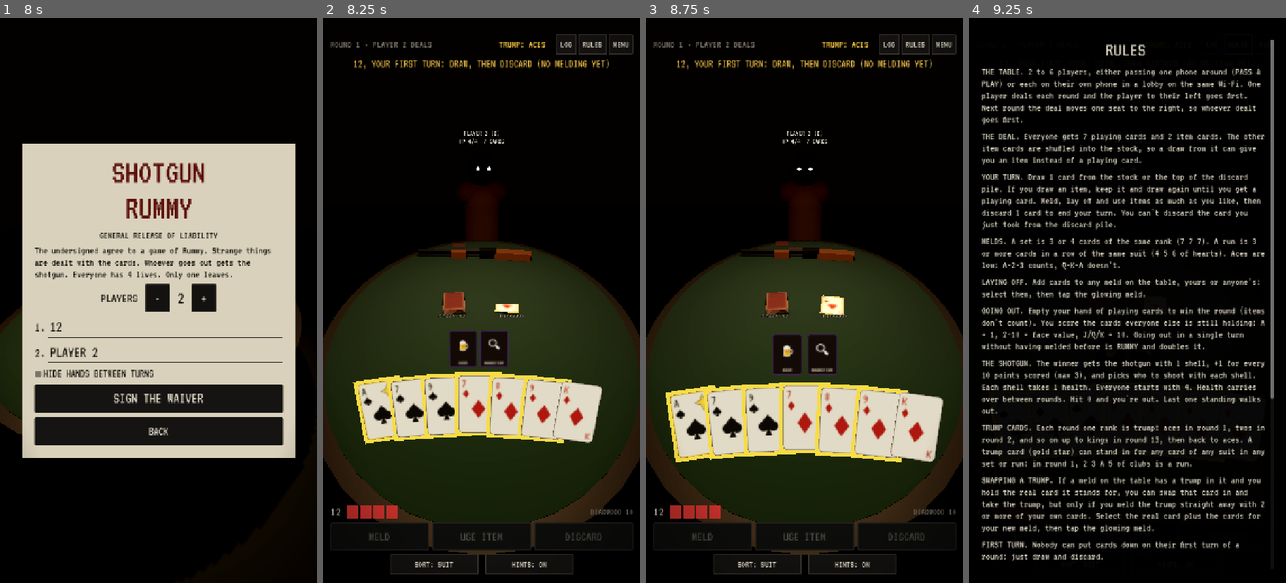
Above: before the commit, frames 1-4 (left to right).
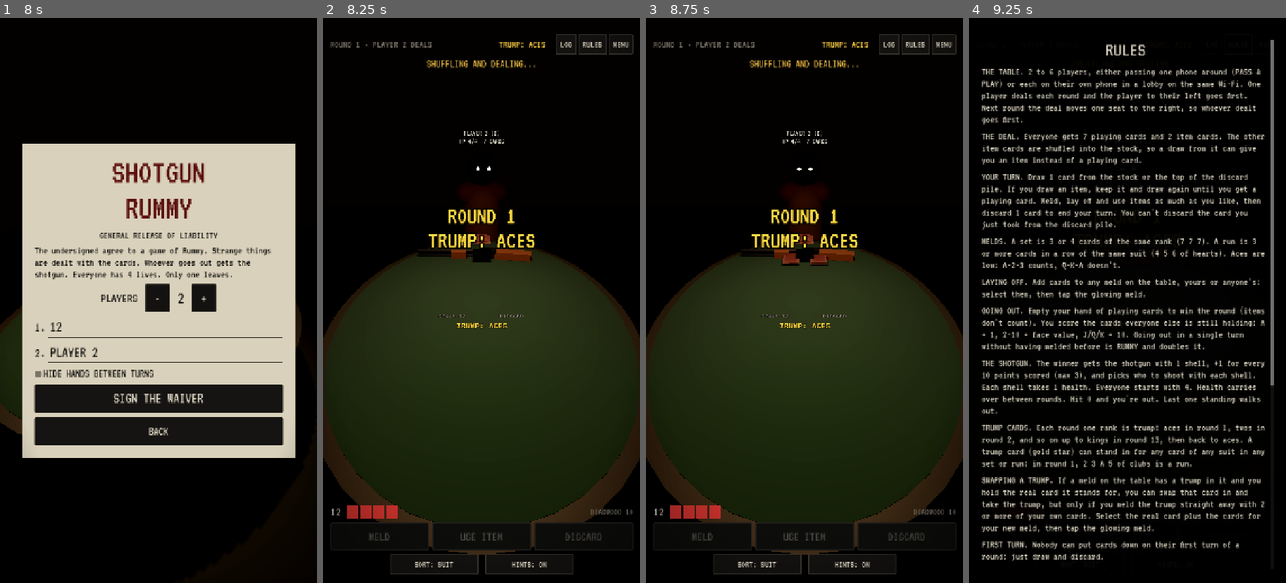
Above: after the commit, the same moments.

Repository: Domnish420/ShotGunRummy
Game: Godot game, scene res://scenes/main.tscn
Same seed, same stepped clock (60 frames per second), same inputs: the game is played once before the commit and once after it.
Inputs (mouse positions are in pixels of both pictures, inside the frame that each line leads up to):
- Up to frame 1 (8 s): click (171, 260) at 0.52 s; type "12" at 0.6 s; click "PASS & PLAY (ONE PHONE)" at 1.25 s; click "BACK" at 2 s; click "PASS & PLAY (ONE PHONE)" at 2.75 s; click "-" at 3.5 s; click "+" at 4.25 s; click "BACK" at 5 s; click "PASS & PLAY (ONE PHONE)" at 5.75 s; click "-" at 6.5 s; click "HIDE HANDS BETWEEN TURNS" at 7.25 s
- Up to frame 2 (8.25 s): click "SIGN THE WAIVER" at 8 s
- Up to frame 3 (8.75 s): no input
- Up to frame 4 (9.25 s): click "RULES" at 8.75 s

Frame 1 is identical in both runs. In frame 2, 12% of the frame differs, in the area x 9-91%, y 7-76%; in frame 3, 14%, in the area x 6-94%, y 7-79%; in frame 4, less than 0.1%.

Commit message:
No discarding trumps; trump on the table; shuffle and deal animations
- Trump cards can't be discarded (unless you hold nothing but trumps);
  the status line says why when you select one
- The round's trump is printed on the table between the piles, and a
  ROUND / TRUMP banner shows while the cards are dealt
- New rounds: old cards sweep back to the dealer, the dealer riffles the
  deck, then deals one card at a time round the table from their left,
  then the items, the discard and the stock
- Pass-and-play: your cards arrive face down and flip when you take the
  phone; the pass screen waits for the deal to finish
- Taps wait while the cards are being dealt

Co-Authored-By: Claude Opus 5.5 <noreply@anthropic.com>
Claude-Session: https://claude.ai/code/session_015nnBoRhSXVPJ4niPdnQtii

Diff:
--- a/scripts/core/game.gd
+++ b/scripts/core/game.gd
@@ -31,6 +31,7 @@
 ##    straight away in a new meld with 2+ cards from your hand.
 ##  - Nobody can put cards down (meld, lay off, swap) on their first turn of a
 ##    round.
+##  - Trump cards can't be discarded (unless you hold nothing but trumps).
 ##
 ## Shotgun:
 ##  - Everyone has 4 health.
@@ -83,6 +84,7 @@
 	"points_per_shell": 10,
 	"trump_cards": true,
 	"no_placing_first_turn": true,
+	"no_discarding_trumps": true,
 }
 var rng := RandomNumberGenerator.new()
 var players: Array = []
@@ -239,7 +241,25 @@
 
 
 func can_discard(seat: int, card_id: String) -> bool:
-	return not (card_id == drawn_from_discard and players[seat].hand.size() > 1)
+	return discard_blocker(seat, card_id) == ""
+
+
+## Why `card_id` can't be discarded, or "" if it can.
+func discard_blocker(seat: int, card_id: String) -> String:
+	var hand: Array = players[seat].hand
+	if card_id == drawn_from_discard and hand.size() > 1:
+		return "You can't discard the card you just picked up."
+	if trump_rank > 0 and options["no_discarding_trumps"]:
+		var card := {}
+		for c in hand:
+			if c["id"] == card_id:
+				card = c
+		if not card.is_empty() and Cards.is_wild(card, trump_rank):
+			# allowed only when you're holding nothing but trumps
+			for c in hand:
+				if not Cards.is_wild(c, trump_rank):
+					return "You can't discard a trump card. Meld it or lay it off."
+	return ""
 
 
 # ---------------------------------------------------------------- rounds
@@ -540,8 +560,9 @@
 	var cards := _cards_from(p.hand, [card_id])
 	if cards.is_empty():
 		return _fail("That card is not in your hand.")
-	if not can_discard(seat, card_id):
-		return _fail("You can't discard the card you just picked up.")
+	var blocked := discard_blocker(seat, card_id)
+	if blocked != "":
+		return _fail(blocked)
 	_remove_cards(p, cards)
 	discard_pile.append(cards[0])
 	_emit("discard", {"seat": seat, "card": cards[0]})
--- a/scripts/three/world3d.gd
+++ b/scripts/three/world3d.gd
@@ -7,6 +7,9 @@
 ## what a tap hit, and fire() for shotgun blasts. Cards keep their identity
 ## between syncs, so they slide from the stock to your hand, from your hand to
 ## the table, and so on.
+
+## Shuffling and dealing at the start of a round has finished.
+signal deal_finished
 
 const Cards = preload("res://scripts/core/cards.gd")
 const Palette = preload("res://scripts/ui/palette.gd")
@@ -24,6 +27,8 @@
 const SEAT_RZ := 1.5
 const MOVE_TIME := 0.28
 const LAMP := 4.0
+const DEAL_STEP := 0.09 # seconds between dealt cards
+const TRUMP_NAMES := ["", "ACES", "TWOS", "THREES", "FOURS", "FIVES", "SIXES", "SEVENS", "EIGHTS", "NINES", "TENS", "JACKS", "QUEENS", "KINGS"]
 const FIGURE_COLORS := [Color(0.16, 0.13, 0.11), Color(0.22, 0.06, 0.06), Color(0.07, 0.12, 0.16), Color(0.12, 0.15, 0.07), Color(0.17, 0.1, 0.17), Color(0.2, 0.16, 0.06)]
 
 var textures: CardTextures
@@ -45,6 +50,10 @@
 var _viewer := 0
 var _gun_pose := ""
 var _landscape := false
+var dealing := false # shuffle/deal animation running; taps should wait
+var _round_seen := 0
+var _deal := {} # while dealing: { "deck": Transform3D, "order": { id: n }, "start": seconds }
+var _resync := false
 
 
 func _ready() -> void:
@@ -230,11 +239,20 @@
 		camera.look_at_from_position(pos, Vector3(0, 0.1, 0), Vector3.UP)
 
 
+## A new match is starting: its first round gets dealt even if the last
+## match ended on round 1 too.
+func reset_rounds() -> void:
+	_round_seen = 0
+
+
 ## Menu mode: an empty table and a slowly moving camera.
 func set_menu_mode(on: bool) -> void:
 	_menu_mode = on
 	if on:
 		_last = {}
+		_round_seen = 0
+		_deal = {}
+		dealing = false
 		for id in _cards:
 			_cards[id].queue_free()
 		_cards.clear()
@@ -362,18 +380,29 @@
 	return Transform3D(Basis(Vector3.UP, yaw) * tilt, pos)
 
 
-func _tween(node: Node3D, prop: String, value) -> void:
+func _tween(node: Node3D, prop: String, value, delay: float = 0.0, time: float = MOVE_TIME) -> void:
 	if not node.is_inside_tree():
 		node.set(prop, value)
 		return
+	var old = node.get_meta("tween") if node.has_meta("tween") else null
+	if old is Tween and old.is_valid():
+		old.kill()
 	var t := node.create_tween()
-	t.tween_property(node, prop, value, MOVE_TIME).set_trans(Tween.TRANS_CUBIC).set_ease(Tween.EASE_OUT)
+	if delay > 0.0:
+		t.tween_interval(delay)
+	t.tween_property(node, prop, value, time).set_trans(Tween.TRANS_CUBIC).set_ease(Tween.EASE_OUT)
+	node.set_meta("tween", t)
 
 
 ## Everything about one card's place this sync.
 func _place(seen: Dictionary, id: String, card: Dictionary, card_size: Vector2, xf: Transform3D, face_up: bool, lit: bool, kind: String, pick_id: String, outline: String, trump: bool, spawn: Transform3D) -> void:
 	seen[id] = true
 	var fresh := not _cards.has(id)
+	var delay := 0.0
+	if fresh and not _deal.is_empty() and _deal["order"].has(id):
+		var n: int = _deal["order"][id]
+		spawn = _deal["deck"].translated(Vector3(0, 0.0012 * (200 - n), 0))
+		delay = _deal["start"] + n * DEAL_STEP
 	var c := _card(id, card_size, spawn)
 	if face_up and not card.get("hidden", false) and not card.is_empty():
 		var k := CardTextures.key_for(card, trump)
@@ -385,6 +414,8 @@
 	c.set_shadows(lit)
 	if fresh and spawn == xf:
 		c.transform = xf
+	elif delay > 0.0:
+		_tween(c, "transform", xf, delay, 0.32)
 	else:
 		_tween(c, "transform", xf)
 
@@ -396,12 +427,18 @@
 	_last = s
 	var game = s["game"]
 	var viewer: int = s["viewer"]
+	var new_round: bool = game.round_num != _round_seen and (game.phase == "draw" or game.phase == "play")
+	if dealing and not new_round:
+		_resync = true # catch up when the deal is done
+		return
 	_viewer = viewer
 	var n: int = game.players.size()
 	var trump_rank: int = game.trump_rank
 	var seen := {}
 	_clear_labels()
 	_sync_figures(game, viewer)
+	if new_round:
+		_begin_deal(game, viewer, s["hand"])
 
 	var stock_xf := _flat(Vector3(-0.2, TABLE_TOP + 0.002, -0.02), 0.08, false)
 	var discard_base := Vector3(0.2, TABLE_TOP + 0.002, -0.02)
@@ -427,6 +464,8 @@
 		var top_one := i == pile.size() - 1
 		_place(seen, c["id"], c, TABLE_CARD, xf, true, true, "discard" if top_one else "", c["id"], "amber" if top_one and s["can_draw"] else "", game.is_trump(c), stock_xf)
 	_label_at("DISCARD", discard_base + Vector3(0, 0.01, 0.15), 26, Palette.DIM)
+	if trump_rank > 0:
+		_label_at("TRUMP: %s" % TRUMP_NAMES[trump_rank], Vector3(0, TABLE_TOP + 0.01, 0.23), 34, Palette.GOLD)
 
 	# melds, in a grid on the table
 	var slots := [Vector3(-0.4, 0, 0.32), Vector3(0.4, 0, 0.32), Vector3(-0.4, 0, -0.38), Vector3(0.4, 0, -0.38), Vector3(-0.4, 0, 0.58), Vector3(0.4, 0, 0.58), Vector3(-0.4, 0, -0.64), Vector3(0.4, 0, -0.64)]
@@ -474,6 +513,8 @@
 		var hand_z := -1.0 if _landscape else -0.62
 		var hand_y := -0.225 if _landscape else -0.27
 		var local := Transform3D(Basis(Vector3.FORWARD, (i - mid) * 0.05), Vector3((i - mid) * hstep, hand_y - absf(i - mid) * 0.006 + lift, hand_z + i * 0.0025))
+		if s.get("hide_hand", false):
+			local.basis = local.basis * Basis(Vector3.UP, PI) # backs toward you
 		var outline := ""
 		if s["selected"].has(c["id"]):
 			outline = "selected"
@@ -491,6 +532,8 @@
 		var c: Dictionary = my_items[i]
 		var x := (i - (my_items.size() - 1) * 0.5) * 0.085
 		var local := Transform3D(Basis(), Vector3(x + (0.62 if _landscape else 0.0), -0.16 if _landscape else -0.13, -0.98 if _landscape else -0.64))
+		if s.get("hide_hand", false):
+			local.basis = local.basis * Basis(Vector3.UP, PI)
 		var outline := "selected" if c["id"] == s["selected_item"] else ""
 		_place(seen, c["id"], c, ITEM_CARD, cam * local, true, false, "item", c["id"], outline, false, stock_xf)
 
@@ -500,6 +543,131 @@
 			_cards.erase(id)
 
 	_sync_gun(game, viewer)
+
+
+# ================================================================ dealing
+
+## Start of a round: sweep the old cards to the dealer, shuffle, then deal one
+## card at a time to each player in turn, starting on the dealer's left, then
+## the items, then turn up the discard and set down the stock.
+func _begin_deal(game, viewer: int, my_hand: Array) -> void:
+	_round_seen = game.round_num
+	var n: int = game.players.size()
+	var deck_pos := _toward_center(seat_position(game.dealer, viewer, n), 0.5)
+	deck_pos.y = TABLE_TOP + 0.002
+	var yaw := atan2(-deck_pos.x, -deck_pos.z)
+	var deck := _flat(deck_pos, yaw, false)
+
+	# old cards go back to the dealer
+	for id in _cards:
+		var c: Card3D = _cards[id]
+		c.set_pickable("", "")
+		_tween(c, "transform", deck, randf() * 0.15, 0.3)
+		get_tree().create_timer(0.5).timeout.connect(c.queue_free)
+	_cards.clear()
+
+	# deal order: round and round from the dealer's left
+	var seats := []
+	var s: int = game.next_alive(game.dealer)
+	for i in range(n):
+		if game.players[s].alive:
+			seats.append(s)
+		s = (s + 1) % n
+	var order := {}
+	var count := 0
+	var hand_size := 0
+	for seat in seats:
+		hand_size = maxi(hand_size, (my_hand if seat == viewer else game.players[seat].hand).size())
+	for k in range(hand_size):
+		for seat in seats:
+			var hand: Array = my_hand if seat == viewer else game.players[seat].hand
+			if k < hand.size():
+				order[hand[k]["id"]] = count
+				count += 1
+	var item_rounds := 0
+	for seat in seats:
+		item_rounds = maxi(item_rounds, game.players[seat].items.size())
+	for k in range(item_rounds):
+		for seat in seats:
+			var items: Array = game.players[seat].items
+			if k < items.size():
+				order[items[k]["id"]] = count
+				count += 1
+	for c in game.discard_pile:
+		order[c["id"]] = count
+		count += 1
+	for i in range(mini(game.stock.size(), 14)):
+		order["stock-%d" % i] = count + i / 4 # the stock slides over in a few clumps
+	count += 4
+
+	var shuffle_start := 0.45
+	var deal_start := shuffle_start + 1.3
+	_deal = {"deck": deck, "order": order, "start": deal_start}
+	dealing = true
+	_shuffle_show(deck, shuffle_start)
+	if game.trump_rank > 0:
+		_banner("ROUND %d\nTRUMP: %s" % [game.round_num, TRUMP_NAMES[game.trump_rank]], Vector3(0, 0.55, -0.15), deal_start + count * DEAL_STEP)
+	var done := get_tree().create_timer(deal_start + count * DEAL_STEP + 0.4)
+	done.timeout.connect(_end_deal)
+
+
+func _end_deal() -> void:
+	dealing = false
+	_deal = {}
+	if _resync and not _last.is_empty():
+		_resync = false
+		sync(_last)
+	deal_finished.emit()
+
+
+## A quick riffle: the deck splits, the halves come back together, twice.
+func _shuffle_show(deck: Transform3D, start: float) -> void:
+	var side := deck.basis.x.normalized()
+	var halves := [[], []]
+	for i in range(16):
+		var c := Card3D.new()
+		_cards_root.add_child(c)
+		c.setup(TABLE_CARD, _back_mat)
+		c.set_face("__back", _back_mat)
+		c.set_pickable("", "")
+		c.transform = deck.translated(Vector3(0, 0.0015 * i, 0))
+		c.visible = false
+		halves[i % 2].append(c)
+	for h in range(2):
+		for i in range(halves[h].size()):
+			var c: Card3D = halves[h][i]
+			var home := c.transform
+			var apart := home.translated(side * (0.13 if h == 0 else -0.13) + Vector3(0, 0.02, 0))
+			var t := c.create_tween()
+			t.tween_interval(start)
+			t.tween_callback(c.show)
+			for rep_i in range(2):
+				t.tween_property(c, "transform", apart, 0.22).set_trans(Tween.TRANS_SINE)
+				t.tween_interval(0.02 * i)
+				t.tween_property(c, "transform", home, 0.18).set_trans(Tween.TRANS_SINE)
+			t.tween_interval(0.25)
+			t.tween_callback(c.queue_free)
+
+
+## Big floating text over the table, e.g. the round's trump.
+func _banner(text: String, pos: Vector3, seconds: float) -> void:
+	var l := Label3D.new()
+	l.font = _font
+	l.text = text
+	l.font_size = 64
+	l.pixel_size = 0.0025
+	l.modulate = Palette.GOLD
+	l.outline_size = 14
+	l.outline_modulate = Color(0, 0, 0, 0.9)
+	l.billboard = BaseMaterial3D.BILLBOARD_ENABLED
+	l.no_depth_test = true
+	l.horizontal_alignment = HORIZONTAL_ALIGNMENT_CENTER
+	l.position = pos
+	add_child(l)
+	var t := l.create_tween()
+	t.tween_interval(seconds)
+	t.tween_property(l, "modulate:a", 0.0, 0.5)
+	t.tween_callback(l.queue_free)
 
 
 # ================================================================ labels
--- a/scripts/ui/main.gd
+++ b/scripts/ui/main.gd
@@ -30,6 +30,8 @@
 var _pending_cb := Callable() # waiting on the host to answer this phone's action
 var _overlay_kind := ""
 var _last_shot_text := ""
+var _hand_hidden := false # pass-and-play: your cards stay face down until you take the phone
+var _waiting_for_deal := false
 var _ip_edit: LineEdit
 var _name_edit: LineEdit
 
@@ -71,6 +73,7 @@
 	mouse_filter = Control.MOUSE_FILTER_IGNORE
 	world = World3DScene.new()
 	add_child(world)
+	world.deal_finished.connect(_on_deal_finished)
 
 	screen = _full(Control.new())
 	screen.mouse_filter = Control.MOUSE_FILTER_IGNORE
@@ -526,6 +529,8 @@
 
 
 func _reset_match_view() -> void:
+	world.reset_rounds()
+	_hand_hidden = false
 	log_lines = []
 	seen_upto = {}
 	turn_counter = 0
@@ -677,8 +682,9 @@
 				lit_card = ""
 				message = ""
 				if hide_hands:
+					_hand_hidden = true
 					_refresh()
-					_show_pass_screen()
+					_pass_after_deal()
 					return
 				_mark_turn_seen()
 	_refresh()
@@ -841,7 +847,7 @@
 func _on_table_input(event: InputEvent) -> void:
 	if not (event is InputEventMouseButton and event.pressed and event.button_index == MOUSE_BUTTON_LEFT):
 		return
-	if game == null or overlay_layer.get_child_count() > 0:
+	if game == null or overlay_layer.get_child_count() > 0 or world.dealing:
 		return
 	var hit: Dictionary = world.pick(event.position)
 	match hit.get("kind", ""):
@@ -907,6 +913,7 @@
 	world.sync({
 		"game": game, "viewer": seat, "hand": hand, "selected": selected, "selected_item": selected_item,
 		"meld_hints": meld_ids, "lay_hints": lay_ids, "lit": lit_card, "can_draw": can_draw, "targets": targets,
+		"hide_hand": _hand_hidden,
 	})
 
 	# buttons
@@ -941,6 +948,8 @@
 	if game.phase != "draw" and game.phase != "play":
 		return "ROUND OVER"
 	var seat := _me()
+	if world.dealing:
+		return "SHUFFLING AND DEALING..."
 	if not _my_turn():
 		return "WAITING FOR %s..." % _name(game.turn)
 	if selected_item != "":
@@ -967,7 +976,8 @@
 		if not game.find_swap(seat, m["id"], selected).is_empty():
 			return "TAP THE GLOWING MELD TO SWAP FOR ITS TRUMP AND MELD IT"
 	if sel_cards.size() == 1:
-		return "PRESS DISCARD TO END YOUR TURN"
+		var blocked := game.discard_blocker(seat, sel_cards[0]["id"])
+		return blocked.to_upper() if blocked != "" else "PRESS DISCARD TO END YOUR TURN"
 	return "NOT A VALID MELD"
 
 
@@ -1197,8 +1207,27 @@
 
 
 func _on_pass_ready() -> void:
+	_hand_hidden = false
 	_mark_turn_seen()
 	_refresh()
+
+
+## The pass screen waits until the cards have been dealt, so everyone sees
+## the shuffle and the deal.
+func _pass_after_deal() -> void:
+	if _waiting_for_deal:
+		return
+	if world.dealing:
+		_waiting_for_deal = true
+		await world.deal_finished
+		_waiting_for_deal = false
+	if game != null and (game.phase == "draw" or game.phase == "play") and shown_turn != turn_counter:
+		_show_pass_screen()
+
+
+func _on_deal_finished() -> void:
+	if game != null and round_label != null and overlay_layer.get_child_count() == 0:
+		_refresh()
 
 
 func _show_reveal(title: String, card: Dictionary, text: String, then: Callable) -> void:
@@ -1407,6 +1436,7 @@
 		"TRUMP CARDS. Each round one rank is trump: aces in round 1, twos in round 2, and so on up to kings in round 13, then back to aces. A trump card (gold star) can stand in for any card of any suit in any set or run: in round 1, 2 3 A 5 of clubs is a run.",
 		"SWAPPING A TRUMP. If a meld on the table has a trump in it and you hold the real card it stands for, you can swap th …(193 unchanged characters)…
 		"FIRST TURN. Nobody can put cards down on their first turn of a round: just draw and discard.",
+		"NO DISCARDING TRUMPS. You can't discard a trump card; meld it or lay it off. (If you're holding nothing but trumps, you may.)",
 		"HINTS. A gold outline means the card makes a meld in your hand. A gold underline means it fits a meld on the table. A gold banner tells you when you can go out, and when it would be RUMMY. DEADWOOD is what you'd be caught holding if someone went out now.",
 	]
 	for line in lines:
--- a/tests/test_runner.gd
+++ b/tests/test_runner.gd
@@ -15,7 +15,7 @@
 func _init() -> void:
 	for t in [
 		"test_deck", "test_points", "test_trump_rotation", "test_trump_runs", "test_trump_sets",
-		"test_trump_lay_off", "test_trump_in_game", "test_trump_partition", "test_go_out_check", "test_no_placing_first_turn", "test_trump_swap", "test_sets", "test_runs", "test_lay_off", "test_best_partition",
+		"test_trump_lay_off", "test_trump_in_game", "test_trump_partition", "test_go_out_check", "test_no_placing_first_turn", "test_trump_swap", "test_no_discarding_trumps", "test_sets", "test_runs", "test_lay_off", "test_best_partition",
 		"test_deal", "test_drawing_an_item", "test_beer_can_burn_an_item", "test_dealer_rotation", "test_turn_guards", "test_discard_pickup_rule",
 		"test_many_items_per_turn", "test_handcuffs", "test_items_need_targets", "test_magnifier_and_beer",
 		"test_adrenaline", "test_going_out_scores_everyone", "test_shotgun_and_elimination",
@@ -219,6 +219,21 @@
 	g.melds.append({"id": "my", "type": "set", "cards": cards("7S 7H AS"), "owner": 1})
 	g.players[0].hand = cards("7D 5H 6H KD")
 	check(g.swap_trump(0, "my", "7D", "AS", ["5H", "6H"])["ok"], "swap into a set; ace makes 5 6 A of hearts")
+
+
+func test_no_discarding_trumps() -> void:
+	var g := new_game(2)
+	g.players[0].hand = cards("AS 7H 9C")
+	g.stock.append(Cards.parse("KD"))
+	g.draw_stock(0)
+	check(not g.can_discard(0, "AS"), "aces are trump in round 1: can't discard")
+	check(not g.discard(0, "AS")["ok"], "discard refused")
+	check(g.discard(0, "KD")["ok"], "other cards are fine")
+	# holding nothing but trumps, you're allowed to
+	g.players[1].hand = cards("AH AD")
+	g.stock.append(Cards.parse("AC"))
+	g.draw_stock(1)
+	check(g.can_discard(1, "AH"), "all trumps: discarding one is allowed")
 
 
 # ------------------------------------------------------------------ table
--- a/tests/ui_pick_check.gd
+++ b/tests/ui_pick_check.gd
@@ -26,6 +26,8 @@
 		p.turns_taken = 2
 	g.melds.append({"id": "mx", "type": "run", "cards": Cards.parse_many("2C 3C 4C"), "owner": 1})
 	main._refresh()
+	if main.world.dealing:
+		await main.world.deal_finished
 	for i in range(30):
 		await physics_frame
 	var world = main.world
Not shown, changed: README.md
